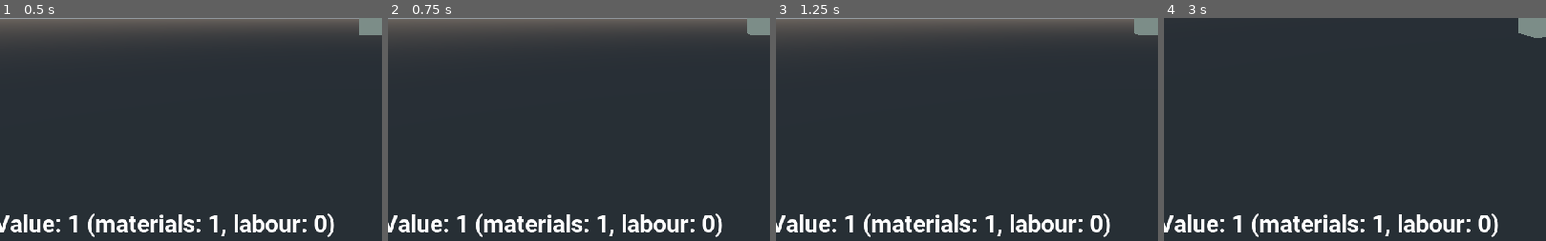
Above: before the commit, frames 1-4 (left to right).
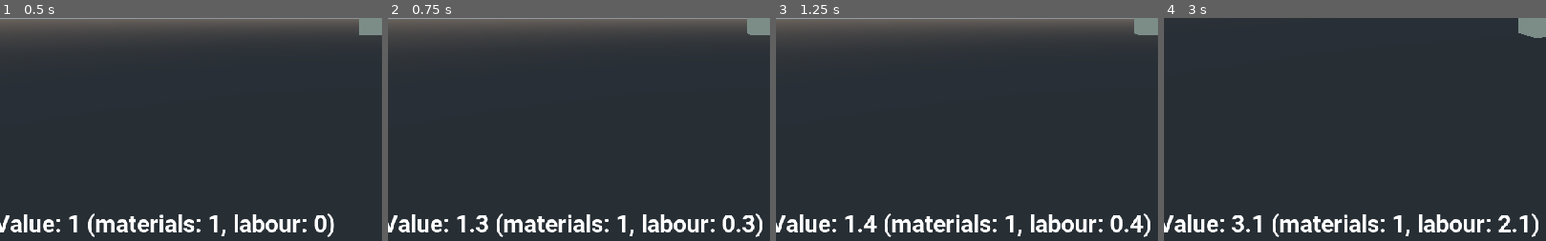
Above: after the commit, the same moments.

Repository: deengames-prototypes/3d-game
Game: Godot game, scene res://CoreGame.tscn
The game is run twice, just before and just after one commit, with the same random seed, the same clock (stepped at 60 frames per second) and the same inputs.
Inputs (mouse positions are % of the whole screen's width and height, from its top left):
- Up to frame 1 (0.5 s): no input
- Up to frame 2 (0.75 s): tap Enter at 0.5 s; move the mouse to (2, 3) at 0.52 s; hold Right (ui_right) from 0.53 s (still down); click (2, 3) at 0.67 s
- Up to frame 3 (1.25 s): keep holding Right (ui_right)
- Up to frame 4 (3 s): tap Space at 1.25, 2.75 s; move the mouse to (0, 5) at 1.27 s; release Right (ui_right) at 1.28 s; hold Down (ui_down) 1.28-2.03 s; click (0, 5) at 1.42 s; tap Enter at 2 s; move the mouse to (3, 6) at 2.02 s; hold Right (ui_right) 2.03-2.78 s; click (3, 6) at 2.17 s; move the mouse to (7, 3) at 2.77 s; hold Up (ui_up) from 2.78 s (still down); click (7, 3) at 2.92 s
The pictures show only the part of the screen within x 1-51%, y 50-100%; the shares and areas given below are measured in that part.

Frame 1 is identical in both runs. In frame 2, 3.1% of the frame differs, in the area x 21-98%, y 87-99%; in frame 3, 3.1%; in frame 4, 3.2%, in the area x 17-98%, y 87-99%.

Commit message:
Value is a function of time

Diff:
--- a/prototypes/voxel-craft/ExpandableCube.gd
+++ b/prototypes/voxel-craft/ExpandableCube.gd
@@ -8,8 +8,10 @@
 	Globals.num_cubes += 1
 
 func _on_Area_input_event(camera, event, click_position, click_normal, shape_idx):
+	Globals.labour_total += 1
+
 	if event is InputEventMouseButton and event.pressed:
-
+		Globals.labour_total += 4 # 5 total
 		if Globals.is_erase and Globals.num_cubes > 1:
 			Globals.materials_total -= Globals.material_values[self.color]
 			Globals.num_cubes -= 1
--- a/prototypes/voxel-craft/Spatial.gd
+++ b/prototypes/voxel-craft/Spatial.gd
@@ -32,6 +32,7 @@
 	# https://godotengine.org/qa/41212/how-to-rotate-the-camera-around-an-object-3d
 	# Mesh => Spatial => Camera, rotate spatial, DONE
 	if moved:
+		Globals.labour_total += 0.1
 		self.rotation.z = (y_angle * PI / 180)
 		self.rotation.y = (x_angle * PI / 180)
 		$Camera.look_at(target.translation - self.translation, UP_VECTOR)
